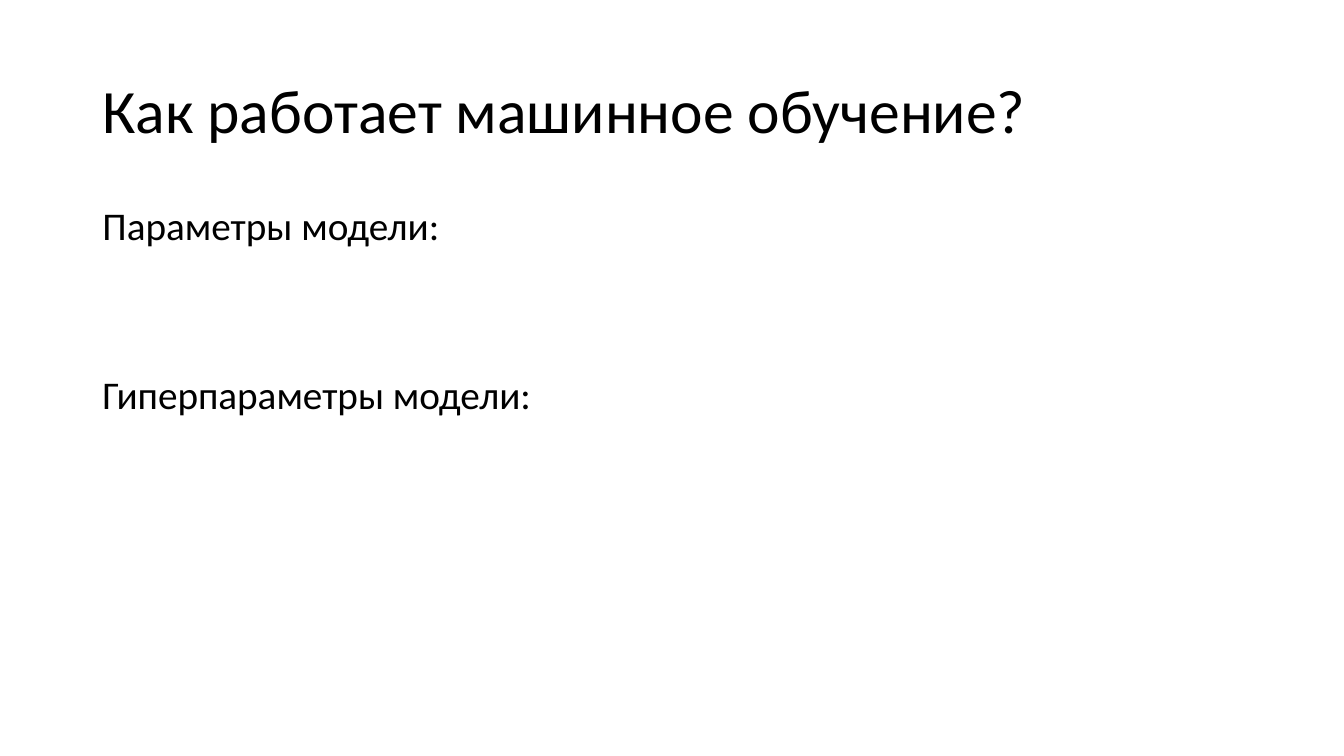
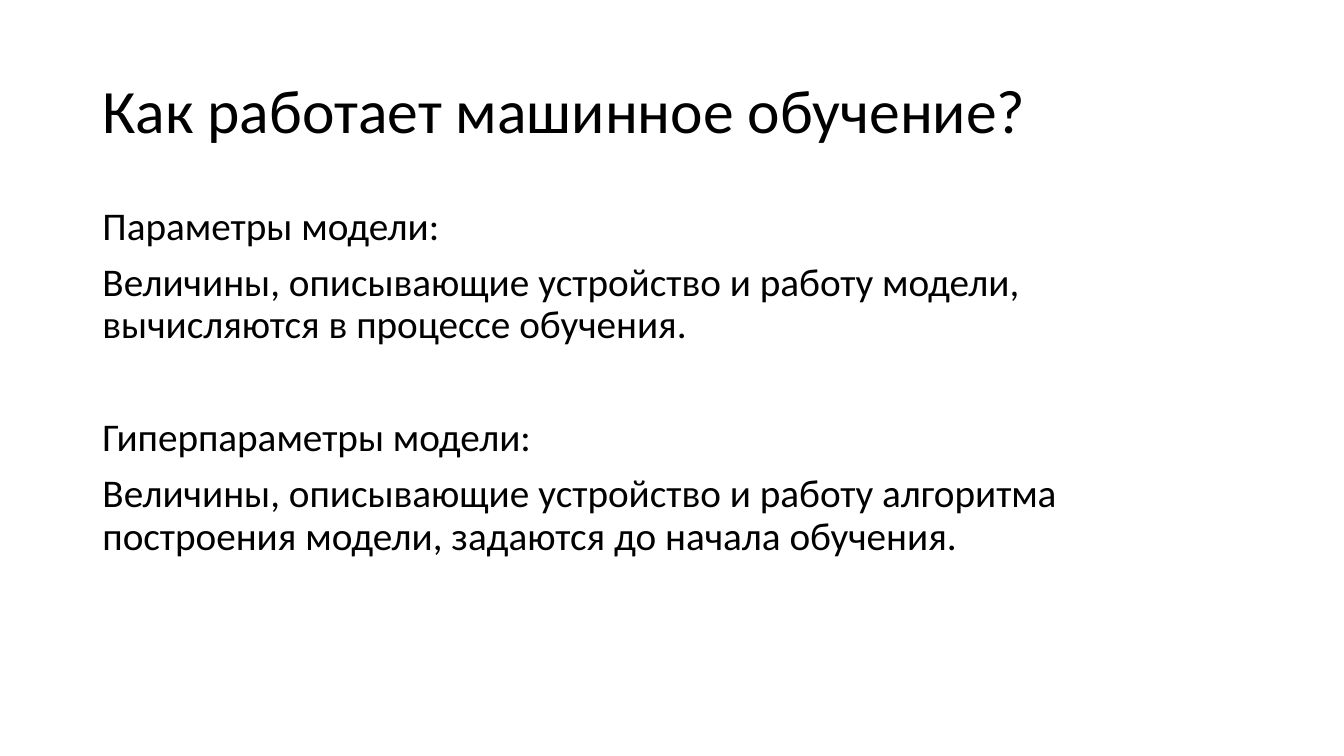
Before and after one commit to mosalov/AI_main_lectures, a slide deck: slide 9 of Лекция 1.pptx. Drawn at 1344x756 pixels with LibreOffice and Linux fonts; fonts in the diff are those of the drawing. Boxes give left, top, right and bottom in pixels: in the first picture for what was removed or moved away, otherwise in the second. Text is boxed around its words. In the diff, an @@ line names an element or a change of style, - is before the commit and + after.

```diff
--- a/Лекция 1.pptx
+++ b/Лекция 1.pptx
@@ text at (102, 269, 1019, 345): paragraph added @@
+Величины, описывающие устройство и работу модели, вычисляются в процессе обучения.
@@ text at (102, 480, 1056, 557): paragraph added @@
+Величины, описывающие устройство и работу алгоритма построения модели, задаются до начала обучения.
```
Also in this commit, not shown: 2 other slides changed, 1 slide added.
